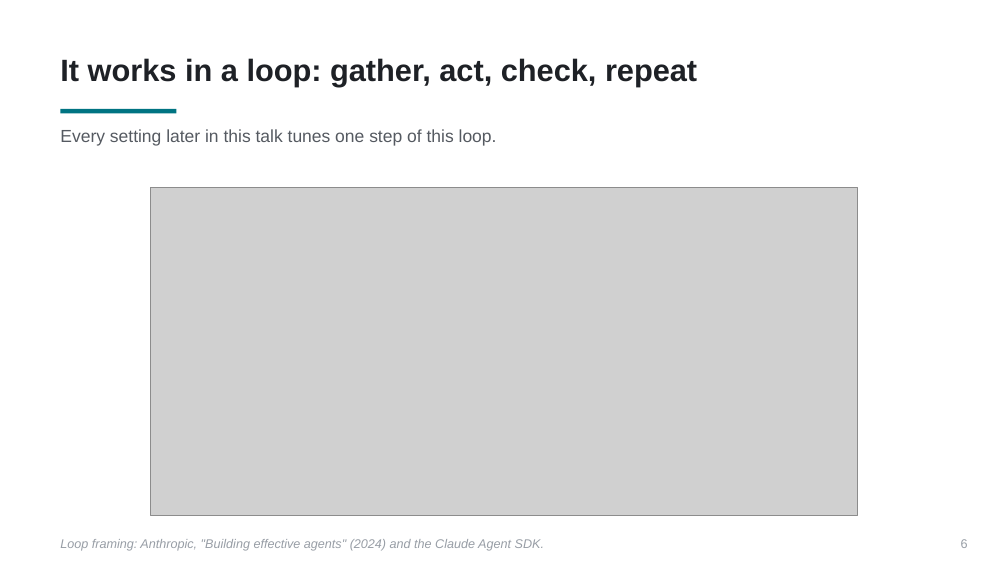
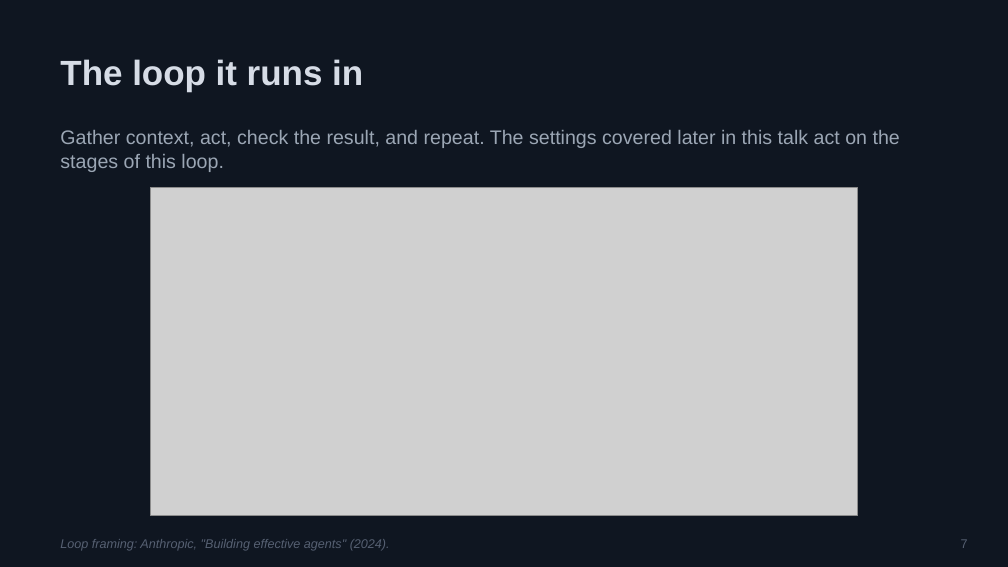
Before and after one commit to PursuitOfDataScience/uchicago-workshops, a slide deck: slide 7 of claude-code-tutorial/claude-code-tutorial.pptx (slide 6 before the commit). Drawn at 1008x567 pixels with LibreOffice and Linux fonts; fonts in the diff are those of the drawing; grey boxes stand for pictures. Boxes give left, top, right and bottom in pixels: in the first picture for what was removed or moved away, otherwise in the second. Text is boxed around its words. In the diff, an @@ line names an element or a change of style, - is before the commit and + after.

```diff
--- a/claude-code-tutorial/claude-code-tutorial.pptx
+++ b/claude-code-tutorial/claude-code-tutorial.pptx
@@ rectangle added at [0,0,1008,566], fill #0F1621 @@
@@ text at [60,59,363,92]: text changed; size 22 to 25 pt; text colour #1E2126 to #D6DCE6 @@
-It works in a loop: gather, act, check, repeat
+The loop it runs in
@@ rectangle removed at [60,109,176,113] @@
@@ text at [60,130,900,172]: text changed; size 12.5 to 14 pt; text colour #555A61 to #9BA6B4 @@
-Every setting later in this talk tunes one step of this loop.
+Gather context, act, check the result, and repeat. The settings covered later in this talk act on the stages of this loop.
@@ text at [60,539,390,551]: text changed; text colour #989EA6 to #566072 @@
-Loop framing: Anthropic, "Building effective agents" (2024) and the Claude Agent SDK.
+Loop framing: Anthropic, "Building effective agents" (2024).
@@ text at [961,539,968,548]: text changed; text colour #989EA6 to #566072 @@
-6
+7
```
Also in this commit, not shown: 6 other slides changed, 35 slides added, 39 slides removed, 1 other file.
